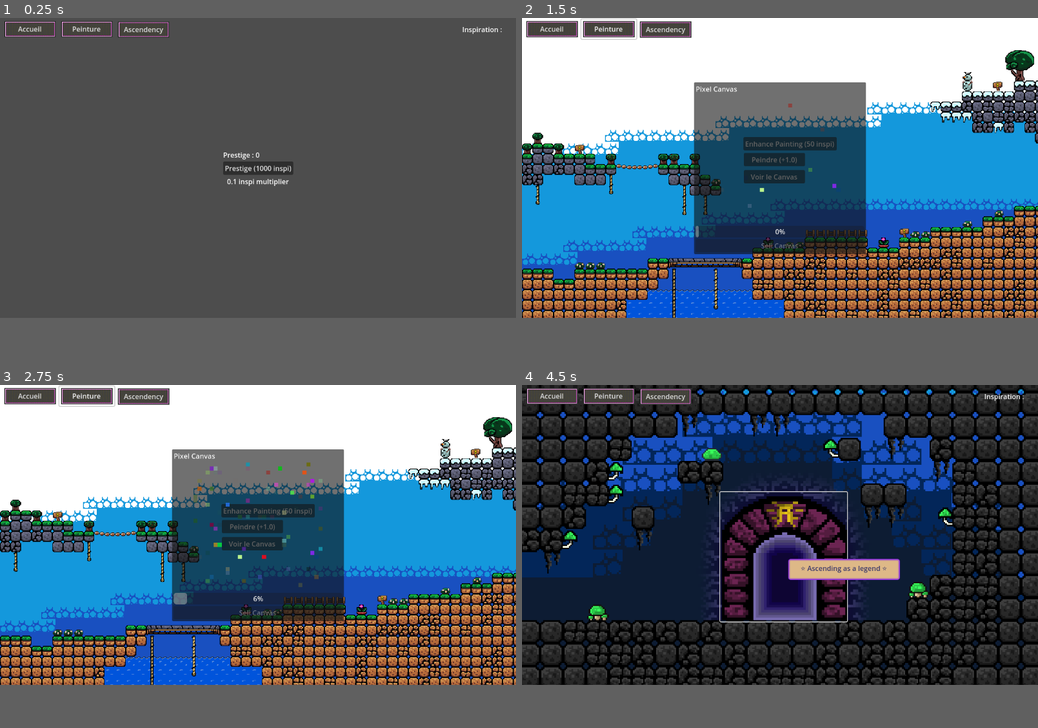
Above: before the commit, frames 1-4 (two rows, left to right).
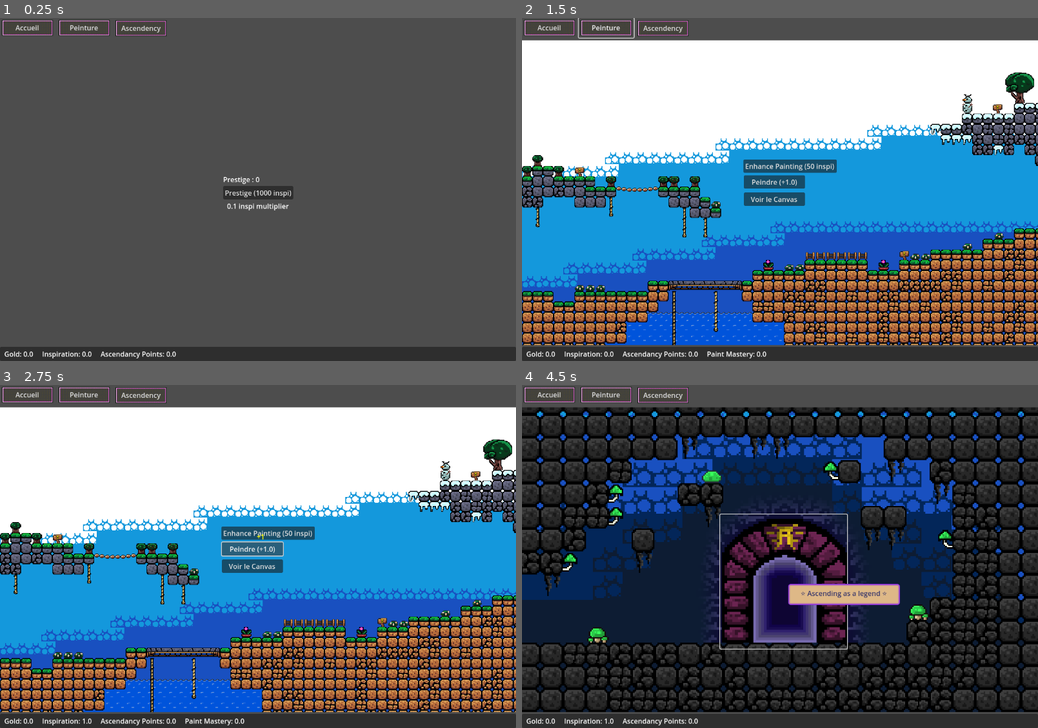
Above: after the commit, the same moments.

Repository: mitoufle/Artdle
Game: Godot game, scene res://Main.tscn
The game is run twice, just before and just after one commit, with the same random seed, the same clock (stepped at 60 frames per second) and the same inputs.
Inputs (mouse positions are in pixels of both pictures, inside the frame that each line leads up to):
- Up to frame 1 (0.25 s): no input
- Up to frame 2 (1.5 s): click "Accueil" at 0.5 s; click "Peinture" at 1.25 s
- Up to frame 3 (2.75 s): click "Peindre (+1.0)" at 2 s
- Up to frame 4 (4.5 s): click "Enhance Painting (50 inspi)" at 2.75 s; click "Ascendency" at 3.5 s; click (785, 556) at 4.25 s
In our replay, the window is 800x466 before the commit and 800x533 after it. These sizes can differ from the game's own. Grey fills any space a smaller window leaves; there, only what the larger window draws over its background counts as a difference.

The runs differ from the first frame. In frame 1, 6.1% of the frame differs, in the area x 0-100%, y 0-100%; in frame 2, 60%; in frame 3, 60%; in frame 4, 43%.

Commit message:
bottom bar added, UI problem fixed

Diff:
--- a/Main.tscn
+++ b/Main.tscn
@@ -1,7 +1,8 @@
-[gd_scene load_steps=4 format=3 uid="uid://bfxoon8q4ff7w"]
+[gd_scene load_steps=5 format=3 uid="uid://bfxoon8q4ff7w"]
 
 [ext_resource type="Script" uid="uid://cep3w0m14p7kl" path="res://scripts/Main.gd" id="1_glv2v"]
 [ext_resource type="Texture2D" uid="uid://djcnfw1v5vhx5" path="res://artdleAsset/topbtn.png" id="3_r0du0"]
+[ext_resource type="PackedScene" path="res://Scenes/BottomBar.tscn" id="4_abcde"]
 
 [sub_resource type="StyleBoxEmpty" id="StyleBoxEmpty_uu6xs"]
 
@@ -19,35 +20,23 @@
 mouse_filter = 2
 script = ExtResource("1_glv2v")
 
-[node name="Content" type="PanelContainer" parent="."]
-visible = false
-custom_minimum_size = Vector2(1152, 648)
-offset_left = 4.0
-offset_top = 54.5
-offset_right = 1156.0
-offset_bottom = 702.5
-size_flags_horizontal = 0
-mouse_filter = 2
-theme_override_styles/panel = SubResource("StyleBoxEmpty_uu6xs")
-
 [node name="MainLayout" type="CanvasLayer" parent="."]
+layer = 100
 
 [node name="VBoxContainer" type="VBoxContainer" parent="MainLayout"]
-custom_minimum_size = Vector2(0, 1)
-offset_left = 6.0
-offset_top = -2.5
-offset_right = 1206.0
-offset_bottom = -1.5
+anchors_preset = 15
+anchor_right = 1.0
+anchor_bottom = 1.0
+grow_horizontal = 2
+grow_vertical = 2
 
-[node name="TopBar" type="HBoxContainer" parent="MainLayout"]
+[node name="TopBar" type="HBoxContainer" parent="MainLayout/VBoxContainer"]
+z_index = 11
 custom_minimum_size = Vector2(0, 48)
-offset_left = 6.0
-offset_top = 2.5
-offset_right = 1206.0
-offset_bottom = 50.5
+layout_mode = 2
 mouse_filter = 0
 
-[node name="btnAccueil" type="Button" parent="MainLayout/TopBar"]
+[node name="btnAccueil" type="Button" parent="MainLayout/VBoxContainer/TopBar"]
 layout_mode = 2
 size_flags_horizontal = 0
 size_flags_vertical = 0
@@ -56,7 +45,7 @@
 flat = true
 icon_alignment = 1
 
-[node name="btnPeinture" type="Button" parent="MainLayout/TopBar"]
+[node name="btnPeinture" type="Button" parent="MainLayout/VBoxContainer/TopBar"]
 layout_mode = 2
 size_flags_horizontal = 0
 size_flags_vertical = 0
@@ -66,22 +55,23 @@
 flat = true
 icon_alignment = 1
 
-[node name="btnAscendancy" type="Button" parent="MainLayout/TopBar"]
+[node name="btnAscendancy" type="Button" parent="MainLayout/VBoxContainer/TopBar"]
 layout_mode = 2
 text = "Ascendency"
 icon = ExtResource("3_r0du0")
 flat = true
 icon_alignment = 1
 
-[node name="HBoxContainer" type="HBoxContainer" parent="MainLayout/TopBar"]
+[node name="HBoxContainer" type="HBoxContainer" parent="MainLayout/VBoxContainer/TopBar"]
 layout_mode = 2
 size_flags_horizontal = 3
 
-[node name="lblInspiCount" type="Label" parent="MainLayout/TopBar"]
+[node name="Content" type="PanelContainer" parent="MainLayout/VBoxContainer"]
+clip_contents = true
 layout_mode = 2
-size_flags_horizontal = 8
-text = "Inspiration : "
+size_flags_vertical = 3
+mouse_filter = 2
+theme_override_styles/panel = SubResource("StyleBoxEmpty_uu6xs")
 
-[node name="HBoxContainer2" type="HBoxContainer" parent="MainLayout/TopBar"]
-custom_minimum_size = Vector2(30, 0)
+[node name="BottomBar" parent="MainLayout/VBoxContainer" instance=ExtResource("4_abcde")]
 layout_mode = 2
--- /dev/null
+++ b/Scenes/BottomBar.tscn
@@ -0,0 +1,40 @@
+[gd_scene load_steps=2 format=3 uid="uid://dpskjp8x1i7x"]
+
+[ext_resource type="Script" path="res://scripts/BottomBar.gd" id="1_abcde"]
+
+[node name="BottomBar" type="PanelContainer"]
+anchors_preset = 12
+anchor_top = 1.0
+anchor_right = 1.0
+anchor_bottom = 1.0
+grow_horizontal = 2
+grow_vertical = 0
+script = ExtResource("1_abcde")
+
+[node name="MarginContainer" type="MarginContainer" parent="."]
+layout_mode = 2
+theme_override_constants/margin_left = 10
+theme_override_constants/margin_top = 5
+theme_override_constants/margin_right = 10
+theme_override_constants/margin_bottom = 5
+
+[node name="HBoxContainer" type="HBoxContainer" parent="MarginContainer"]
+layout_mode = 2
+theme_override_constants/separation = 20
+
+[node name="GoldLabel" type="Label" parent="MarginContainer/HBoxContainer"]
+layout_mode = 2
+text = "Gold: 0"
+
+[node name="InspirationLabel" type="Label" parent="MarginContainer/HBoxContainer"]
+layout_mode = 2
+text = "Inspiration: 0"
+
+[node name="AscendancyPointLabel" type="Label" parent="MarginContainer/HBoxContainer"]
+layout_mode = 2
+text = "Ascendancy Points: 0"
+
+[node name="PaintMasteryLabel" type="Label" parent="MarginContainer/HBoxContainer"]
+layout_mode = 2
+text = "Paint Mastery: 0"
+visible = false
--- a/project.godot
+++ b/project.godot
@@ -23,7 +23,7 @@
 [display]
 
 window/size/viewport_width=1200
-window/size/viewport_height=700
+window/size/viewport_height=800
 
 [rendering]
 
--- /dev/null
+++ b/scripts/BottomBar.gd
@@ -0,0 +1,36 @@
+extends PanelContainer
+
+@onready var gold_label = $MarginContainer/HBoxContainer/GoldLabel
+@onready var inspiration_label = $MarginContainer/HBoxContainer/InspirationLabel
+@onready var ascendancy_point_label = $MarginContainer/HBoxContainer/AscendancyPointLabel
+@onready var paint_mastery_label = $MarginContainer/HBoxContainer/PaintMasteryLabel
+
+func _ready():
+	GameState.inspiration_changed.connect(update_inspiration)
+	GameState.ascendancy_point_changed.connect(update_ascendancy_points)
+	GameState.gold_changed.connect(update_gold)
+	GameState.paint_mastery_changed.connect(update_paint_mastery)
+
+	update_inspiration("inspiration", GameState.inspiration)
+	update_ascendancy_points(GameState.ascendancy_point)
+	update_gold(GameState.gold)
+	update_paint_mastery(GameState.paint_mastery)
+
+func update_inspiration(key:String, value: float):
+	inspiration_label.text = "Inspiration: " + str(round(value * 1000) / 1000.0)
+
+func update_ascendancy_points(value: float):
+	ascendancy_point_label.text = "Ascendancy Points: " + str(value)
+
+func update_gold(value: float):
+	gold_label.text = "Gold: " + str(value)
+
+func update_paint_mastery(value: float):
+	paint_mastery_label.text = "Paint Mastery: " + str(value)
+
+func set_view_specific_currencies(view_name: String):
+	match view_name:
+		"PaintingView":
+			paint_mastery_label.visible = true
+		_:
+			paint_mastery_label.visible = false
--- a/scripts/GameState.gd
+++ b/scripts/GameState.gd
@@ -3,15 +3,17 @@
 signal inspiration_changed(type:String, new_inspiration_value:float)
 signal ascendancy_level_changed(new_ascendancy_level_value:float)
 signal ascendancy_point_changed(new_ascendancy_point_value:float)
+signal gold_changed(new_gold_value:float)
+signal paint_mastery_changed(new_paint_mastery_value:float)
 
 #Global Currency
-var ascendancy_point: float
-var inspiration: float
-var ascend_level: float
-var paint_mastery: float
-var gold: float
-var Experience: float
-var level: int
+var ascendancy_point: float = 0
+var inspiration: float = 0
+var ascend_level: float = 0
+var paint_mastery: float = 0
+var gold: float = 0
+var Experience: float = 0
+var level: int = 1
 
 #Cost initiate
 var ascendancy_cost: float = 1000
@@ -19,8 +21,8 @@
 var mastery_cost: float = 1000
 
 #Multipliers and shinanigans
-var prestige_inspiration_multiplier: float
-var painting_mastery_multiplier: float
+var prestige_inspiration_multiplier: float = 1
+var painting_mastery_multiplier: float = 1
 
 func get_inspiration() -> float:
 	return inspiration
@@ -28,6 +30,22 @@
 func set_inspiration(amount:float):
 	inspiration += amount
 	inspiration_changed.emit("inspiration",inspiration)
+
+func set_gold(amount:float):
+	gold += amount
+	gold_changed.emit(gold)
+
+func set_paint_mastery(amount:float):
+	paint_mastery += amount
+	paint_mastery_changed.emit(paint_mastery)
+
+func set_ascendancy_point(amount:float):
+	ascendancy_point += amount
+	ascendancy_point_changed.emit(ascendancy_point)
+
+func set_ascend_level(amount:float):
+	ascend_level += amount
+	ascendancy_level_changed.emit(ascend_level)
 
 func reset_prestige():
 	if inspiration >= ascendancy_cost:
--- a/scripts/Main.gd
+++ b/scripts/Main.gd
@@ -1,12 +1,14 @@
 extends Control
 # On récupère des références directes pour éviter les erreurs de chemin plus tard
-@onready var top_bar: HBoxContainer  = $MainLayout/TopBar
-@onready var btn_accueil: Button     = $MainLayout/TopBar/btnAccueil
-@onready var btn_peinture: Button    = $MainLayout/TopBar/btnPeinture
-@onready var btn_ascendancy: Button  = $MainLayout/TopBar/btnAscendancy
-@onready var content: PanelContainer = $Content
-@onready var lblInspiCount: Label    = $MainLayout/TopBar/lblInspiCount
-@onready var Floating_text_scene     = preload("res://Scenes/floating_text.tscn")
+@onready var top_bar: HBoxContainer = $MainLayout/VBoxContainer/TopBar
+@onready var btn_accueil: Button = $MainLayout/VBoxContainer/TopBar/btnAccueil
+@onready var btn_peinture: Button = $MainLayout/VBoxContainer/TopBar/btnPeinture
+@onready var btn_ascendancy: Button = $MainLayout/VBoxContainer/TopBar/btnAscendancy
+@onready var content: PanelContainer = $MainLayout/VBoxContainer/Content
+@onready var bottom_bar = $MainLayout/VBoxContainer/BottomBar
+@onready var lblInspiCount: Label = $MainLayout/VBoxContainer/TopBar/lblInspiCount
+@onready var main_layout: CanvasLayer = $MainLayout
+@onready var Floating_text_scene = preload("res://Scenes/floating_text.tscn")
 
 
 const VIEWS_PATH := "res://views/"
@@ -21,44 +23,29 @@
 	# Get a reference to the autoloaded SceneManager.
 	var scene_manager = get_node("/root/SceneManager")
 	# Pass the SceneContainer node to the manager.
-	SceneManager.set_scene_container(scene_manager)
+	SceneManager.set_scene_container(content)
 
 	# Charger la vue d’accueil au démarrage
-	SceneManager.load_game_scene("res://views/AccueilView.tscn")
+	load_view_by_name("AccueilView")
 
 func _on_btn_accueil_pressed() -> void:
-	SceneManager.load_game_scene("res://views/AccueilView.tscn")
+	load_view_by_name("AccueilView")
 
 func _on_btn_peinture_pressed() -> void:
-	SceneManager.load_game_scene("res://views/PaintingView.tscn")
+	load_view_by_name("PaintingView")
 
 func _on_btn_ascendancy_pressed() -> void:
-	SceneManager.load_game_scene("res://views/AscendancyView.tscn")
+	load_view_by_name("AscendancyView")
 
-func load_view(scene_file: String) -> void:
-	# 1) Vider la zone de contenu (supprimer l’ancienne vue)
-	for child in content.get_children():
-		child.queue_free()
-
-	# 2) Charger et instancier la nouvelle vue
-	var path := VIEWS_PATH + scene_file
-	var packed_scene := load(path)
-	if packed_scene == null:
-		push_warning("Impossible de charger la vue : " + path)
-		return
-
-	var view_instance: Node = (packed_scene as PackedScene).instantiate()
-	# 3) Ajouter la vue dans la zone de contenu
-	content.add_child(view_instance)
+func load_view_by_name(view_name: String) -> void:
+	SceneManager.load_game_scene(VIEWS_PATH + view_name + ".tscn")
+	bottom_bar.set_view_specific_currencies(view_name)
 
 func update_ui(key:String, value: Variant) -> void:
-	match key:
-		"inspiration":
-			lblInspiCount.text = "inspiration : " + str(round(value * 1000) /1000.0)
-		_:
-			push_warning("Unhandled UI update for key: %s" % key)
+	pass
 
 func add_ressource_feedback(amount: int):
 	var ft = Floating_text_scene.instantiate()
-	add_child(ft)
+	ft.z_index = 10
+	main_layout.add_child(ft)
 	ft.start("+%d" % amount, Color(1,1,0))
--- a/scripts/PaintingView.gd
+++ b/scripts/PaintingView.gd
@@ -27,6 +27,7 @@
 #==============================================================================
 
 @onready var canvas_popup_scene = preload("res://Scenes/CanvasPopup.tscn")
+@onready var paintingscreen_instance = $paintingscreen
 
 @onready var btn_peindre: Button = $BtnAddInspiration
 @onready var btn_atelier: Button = $BtnBuildStuff
@@ -40,12 +41,18 @@
 func _ready() -> void:
 	# --- Instance de la vue du Canvas ---
 	canvas_popup_instance = canvas_popup_scene.instantiate()
+	canvas_popup_instance.hide()
 	add_child(canvas_popup_instance)
 
 	# --- Connexion des signaux des boutons ---
 	btn_peindre.pressed.connect(_on_btn_peindre_pressed)
 	btn_enhancePainting.pressed.connect(_on_btn_enhancepainting_pressed)
 	btn_open_canvas.pressed.connect(_on_btn_open_canvas_pressed)
+
+	# Center the Camera2D in paintingscreen
+	var camera_node = paintingscreen_instance.find_child("Camera2D")
+	if camera_node:
+		camera_node.position = get_size() / 2
 
 	update_ui()
 
--- a/scripts/floating_text.gd
+++ b/scripts/floating_text.gd
@@ -8,6 +8,7 @@
 func start(text: String, color: Color = Color(1,1,1,1)):
 	$Label.text = text
 	$Label.modulate = color
+	print("feedback")
 	var mouse_pos = get_viewport().get_mouse_position()
 	position = mouse_pos
 	var offset_x = randf_range(-10,10)
--- a/scripts/tooltipedbtn.gd
+++ b/scripts/tooltipedbtn.gd
@@ -21,7 +21,7 @@
 
   # Ajouter l'infobulle à l'arbre de la scène (à la racine)
   # pour qu'elle s'affiche au-dessus de tous les éléments de l'interface utilisateur.
-  get_tree().get_root().add_child(tooltip_instance)
+  get_tree().get_root().get_node("Main").get_node("MainLayout").add_child(tooltip_instance)
 
 func _on_mouse_exited():
  # Si l'infobulle est affichée, la supprimer
--- a/scripts/views/CanvasView.gd
+++ b/scripts/views/CanvasView.gd
@@ -20,7 +20,7 @@
 
 # Propriétés du Canvas (pourront être gérées par PaintingView plus tard)
 var resolution_level: int = 1
-var fill_speed_level: int = 50
+var fill_speed_level: int = 1
 var sell_price:       int = 1000
 
 #==============================================================================
@@ -79,7 +79,7 @@
 	var pixel_pos = unfilled_pixels.pop_at(random_index)
 
 	# Dessiner le pixel
-	canvas_image.set_pixelv(pixel_pos, Color(randf(), randf(), randf(), snapped(randf(), 0.01)))
+	canvas_image.set_pixelv(pixel_pos, Color(randf(), randf(), randf(), snapped(randf_range(0.6,1), 0.01)))
 
 	# Mettre à jour la texture
 	canvas_texture.update(canvas_image)
--- a/views/AscendancyView.gd
+++ b/views/AscendancyView.gd
@@ -1 +1,8 @@
 extends Control
+
+@onready var ascendency2d_view_instance = $Ascendency2DView
+
+func _ready():
+	var camera_node = ascendency2d_view_instance.find_child("Camera2D")
+	if camera_node:
+		camera_node.position = get_size() / 2
--- a/views/PaintingView.tscn
+++ b/views/PaintingView.tscn
@@ -7,9 +7,9 @@
 
 [node name="PaintingView" type="Control"]
 layout_mode = 3
-anchor_right = 2.0
-anchor_bottom = 2.025
-offset_bottom = -0.200073
+anchors_preset = 15
+anchor_right = 1.0
+anchor_bottom = 1.0
 grow_horizontal = 2
 grow_vertical = 2
 size_flags_horizontal = 3
Not shown, added: scripts/BottomBar.gd.uid
